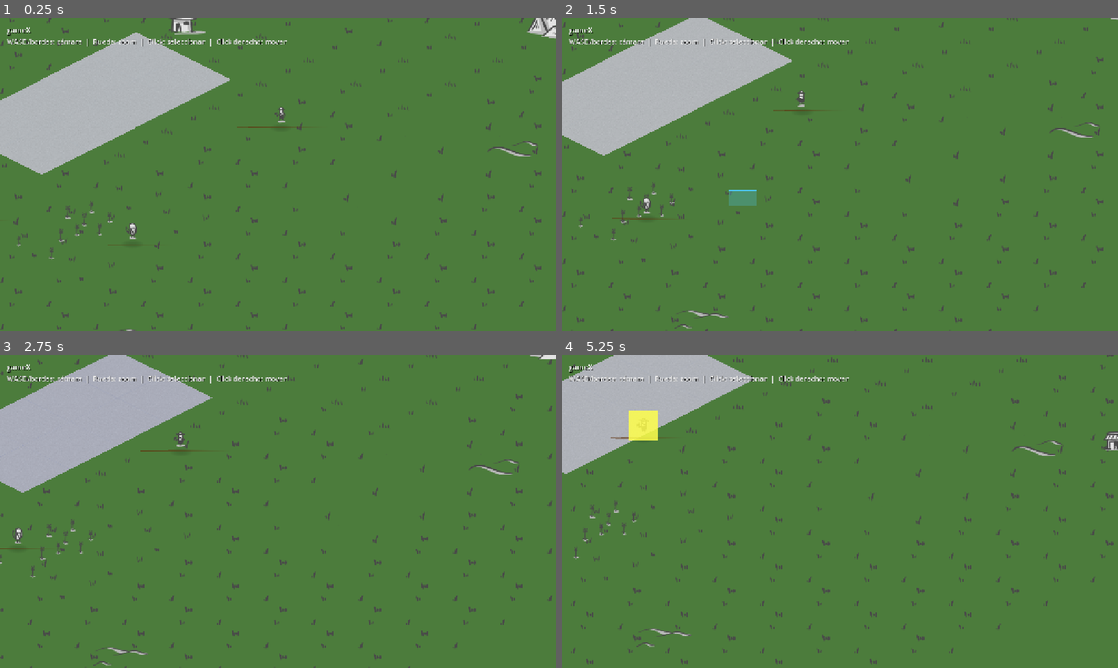
Above: before the commit, frames 1-4 (two rows, left to right).
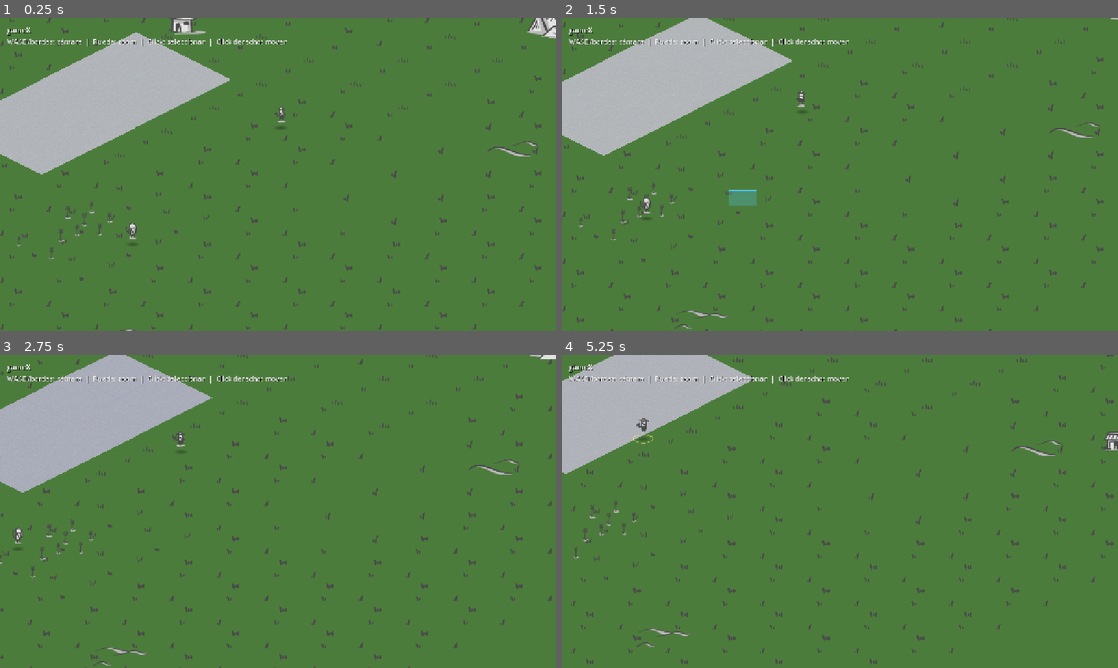
Above: after the commit, the same moments.

Repository: manurode/gameX
Game: Godot game, scene res://scenes/main.tscn
Two runs of this game, one before a commit and one after it. Both use one fixed random seed, a clock stepped at 60 frames per second and the inputs below.
Inputs (mouse positions are in pixels of both pictures, inside the frame that each line leads up to):
- Up to frame 1 (0.25 s): no input
- Up to frame 2 (1.5 s): move the mouse to (962, 158) at 0.52 s; tap S (camera_pan_down) at 0.6 s; click (962, 158) at 0.67 s; drag from (728, 190) to (812, 237) at 1.27 s
- Up to frame 3 (2.75 s): move the mouse to (333, 442) at 2.02 s; tap D (camera_pan_right) at 2.1 s; click (333, 442) at 2.17 s
- Up to frame 4 (5.25 s): drag from (812, 574) to (673, 464) at 2.77 s; move the mouse to (1006, 558) at 3.52 s; tap S (camera_pan_down) at 3.6 s; click (1006, 558) at 3.67 s; drag from (673, 464) to (756, 433) at 4.27 s; move the mouse to (867, 511) at 5.02 s; tap D (camera_pan_right) at 5.1 s; click (867, 511) at 5.17 s

The runs differ from the first frame. In frame 1, 0.1% of the frame differs, in the area x 0-55%, y 30-77%; in frame 2, 0.1%; in frame 3, 0.1%; in frame 4, 0.6%, in the area x 8-22%, y 17-33%.

Commit message:
Refactor unit scene and script: update particle effects, enhance selection indicator, and improve shadow rendering

Diff:
--- a/scenes/units/unit.tscn
+++ b/scenes/units/unit.tscn
@@ -7,19 +7,13 @@
 
 [sub_resource type="ParticleProcessMaterial" id="ParticleProcessMaterial_dust"]
 direction = Vector3(0, -1, 0)
-spread = 45.0
-initial_velocity_min = 8.0
-initial_velocity_max = 18.0
-gravity = Vector3(0, 20, 0)
-scale_min = 0.4
-scale_max = 1.0
-color = Color(0.72, 0.58, 0.38, 0.75)
-
-[sub_resource type="Gradient" id="Gradient_dust"]
-colors = PackedColorArray(0.72, 0.58, 0.38, 0.8, 0.72, 0.58, 0.38, 0)
-
-[sub_resource type="GradientTexture1D" id="GradientTexture1D_dust"]
-gradient = SubResource("Gradient_dust")
+spread = 60.0
+initial_velocity_min = 12.0
+initial_velocity_max = 28.0
+gravity = Vector3(0, 30, 0)
+scale_min = 0.3
+scale_max = 0.7
+color = Color(0.55, 0.78, 1, 0.85)
 
 [sub_resource type="SpriteFrames" id="SpriteFrames_empty"]
 
@@ -32,16 +26,15 @@
 [node name="Shadow" type="Sprite2D" parent="."]
 z_index = -1
 y_sort_enabled = false
-texture_filter = 0
-modulate = Color(0, 0, 0, 0.4)
+texture_filter = 1
 
 [node name="DustParticles" type="GPUParticles2D" parent="."]
 z_index = 1
+y_sort_enabled = false
 emitting = false
-amount = 10
-lifetime = 0.35
+amount = 6
+lifetime = 0.25
 process_material = SubResource("ParticleProcessMaterial_dust")
-texture = SubResource("GradientTexture1D_dust")
 
 [node name="AnimatedSprite2D" type="AnimatedSprite2D" parent="."]
 z_index = 2
@@ -55,9 +48,10 @@
 
 [node name="NavigationAgent2D" type="NavigationAgent2D" parent="."]
 
-[node name="SelectionIndicator" type="Polygon2D" parent="."]
-z_index = 3
+[node name="SelectionIndicator" type="Line2D" parent="."]
+z_index = 0
+y_sort_enabled = false
 visible = false
-color = Color(1, 1, 0.3, 0.85)
-position = Vector2(0, -36)
-polygon = PackedVector2Array(-40, -40, 40, -40, 40, 40, -40, 40)
+width = 2.0
+default_color = Color(1, 0.92, 0.45, 0.5)
+antialiased = true
--- a/scripts/units/unit.gd
+++ b/scripts/units/unit.gd
@@ -14,11 +14,10 @@
 
 var _ground_layer: TinyTilesMap
 var _was_on_water := false
-var _last_grass_cell := Vector2i(999999, 999999)
 
 @onready var animated_sprite: AnimatedSprite2D = $AnimatedSprite2D
 @onready var navigation_agent: NavigationAgent2D = $NavigationAgent2D
-@onready var selection_indicator: Polygon2D = $SelectionIndicator
+@onready var selection_indicator: Line2D = $SelectionIndicator
 @onready var shadow_sprite: Sprite2D = $Shadow
 @onready var dust_particles: GPUParticles2D = $DustParticles
 
@@ -29,6 +28,8 @@
 	add_to_group("units")
 	_setup_sprite_frames()
 	_setup_shadow()
+	_setup_dust()
+	_setup_selection_indicator()
 	animated_sprite.offset = sprite_offset
 	await get_tree().physics_frame
 	_setup_navigation_agent()
@@ -51,18 +52,51 @@
 
 
 func _setup_shadow() -> void:
-	var image := Image.create(64, 24, false, Image.FORMAT_RGBA8)
-	for y in 24:
-		for x in 64:
-			var dx := (x - 32.0) / 32.0
-			var dy := (y - 12.0) / 12.0
+	var image := Image.create(48, 16, false, Image.FORMAT_RGBA8)
+	image.fill(Color(0, 0, 0, 0))
+	for y in 16:
+		for x in 48:
+			var dx := (x - 24.0) / 24.0
+			var dy := (y - 8.0) / 8.0
 			var dist := dx * dx + dy * dy
 			if dist <= 1.0:
-				image.set_pixel(x, y, Color(0.0, 0.0, 0.0, 0.35 * (1.0 - dist)))
+				var alpha := 0.3 * (1.0 - dist) * (1.0 - dist)
+				image.set_pixel(x, y, Color(0.0, 0.0, 0.0, alpha))
 	var texture := ImageTexture.create_from_image(image)
 	shadow_sprite.texture = texture
 	shadow_sprite.position = Vector2.ZERO
 	shadow_sprite.y_sort_enabled = false
+	shadow_sprite.texture_filter = CanvasItem.TEXTURE_FILTER_LINEAR
+	shadow_sprite.modulate = Color(1, 1, 1, 1)
+
+
+func _setup_dust() -> void:
+	var size := 8
+	var image := Image.create(size, size, false, Image.FORMAT_RGBA8)
+	image.fill(Color(0, 0, 0, 0))
+	var center := (size - 1) * 0.5
+	for y in size:
+		for x in size:
+			var dist := Vector2(x - center, y - center).length() / center
+			if dist <= 1.0:
+				image.set_pixel(x, y, Color(1.0, 1.0, 1.0, (1.0 - dist) * 0.9))
+	dust_particles.texture = ImageTexture.create_from_image(image)
+	dust_particles.position = Vector2(0, -2)
+	dust_particles.y_sort_enabled = false
+
+
+func _setup_selection_indicator() -> void:
+	var points := PackedVector2Array()
+	const SEGMENTS := 48
+	const RADIUS_X := 26.0
+	const RADIUS_Y := 11.0
+	for i in SEGMENTS + 1:
+		var angle := float(i) / float(SEGMENTS) * TAU
+		points.append(Vector2(cos(angle) * RADIUS_X, sin(angle) * RADIUS_Y))
+	selection_indicator.points = points
+	selection_indicator.closed = true
+	selection_indicator.position = Vector2.ZERO
+	selection_indicator.y_sort_enabled = false
 
 
 func _setup_navigation_agent() -> void:
@@ -106,7 +140,6 @@
 func _physics_process(delta: float) -> void:
 	if navigation_agent.is_navigation_finished():
 		velocity = Vector2.ZERO
-		_set_dust(false)
 		_play_idle()
 		_update_terrain_feedback(delta)
 		return
@@ -116,13 +149,11 @@
 
 	if direction == Vector2.ZERO:
 		velocity = Vector2.ZERO
-		_set_dust(false)
 		return
 
 	velocity = direction * move_speed
 	move_and_slide()
 	_play_walk_animation(direction)
-	_set_dust(true)
 	_update_terrain_feedback(delta)
 
 
@@ -149,14 +180,6 @@
 		animated_sprite.play(animation_name)
 
 
-func _set_dust(active: bool) -> void:
-	if dust_particles == null:
-		return
-	dust_particles.emitting = active and (_ground_layer == null or not _ground_layer.is_water_at(global_position))
-	if active and _ground_layer != null and not _ground_layer.is_water_at(global_position):
-		dust_particles.modulate = Color(0.72, 0.58, 0.38, 0.75)
-
-
 func _update_terrain_feedback(_delta: float) -> void:
 	if _ground_layer == null:
 		return
@@ -166,22 +189,10 @@
 		_spawn_splash()
 	_was_on_water = on_water
 
-	var current_cell := _ground_layer.get_cell_at_world(global_position)
-	if current_cell != _last_grass_cell:
-		if _last_grass_cell != Vector2i(999999, 999999):
-			_ground_layer.release_grass_at_cell(_last_grass_cell)
-		_last_grass_cell = current_cell
-		if not on_water:
-			_ground_layer.press_grass_at(global_position)
-
-
-func _exit_tree() -> void:
-	if _ground_layer != null and _last_grass_cell != Vector2i(999999, 999999):
-		_ground_layer.release_grass_at_cell(_last_grass_cell)
-
 
 func _spawn_splash() -> void:
 	if dust_particles == null:
 		return
+	dust_particles.modulate = Color(0.55, 0.78, 1.0, 0.85)
 	dust_particles.restart()
-	dust_particles.modulate = Color(0.55, 0.78, 1.0, 0.85)
+	dust_particles.emitting = true
Not shown: 1 places in scenes/units/unit.tscn that only renumber resources
